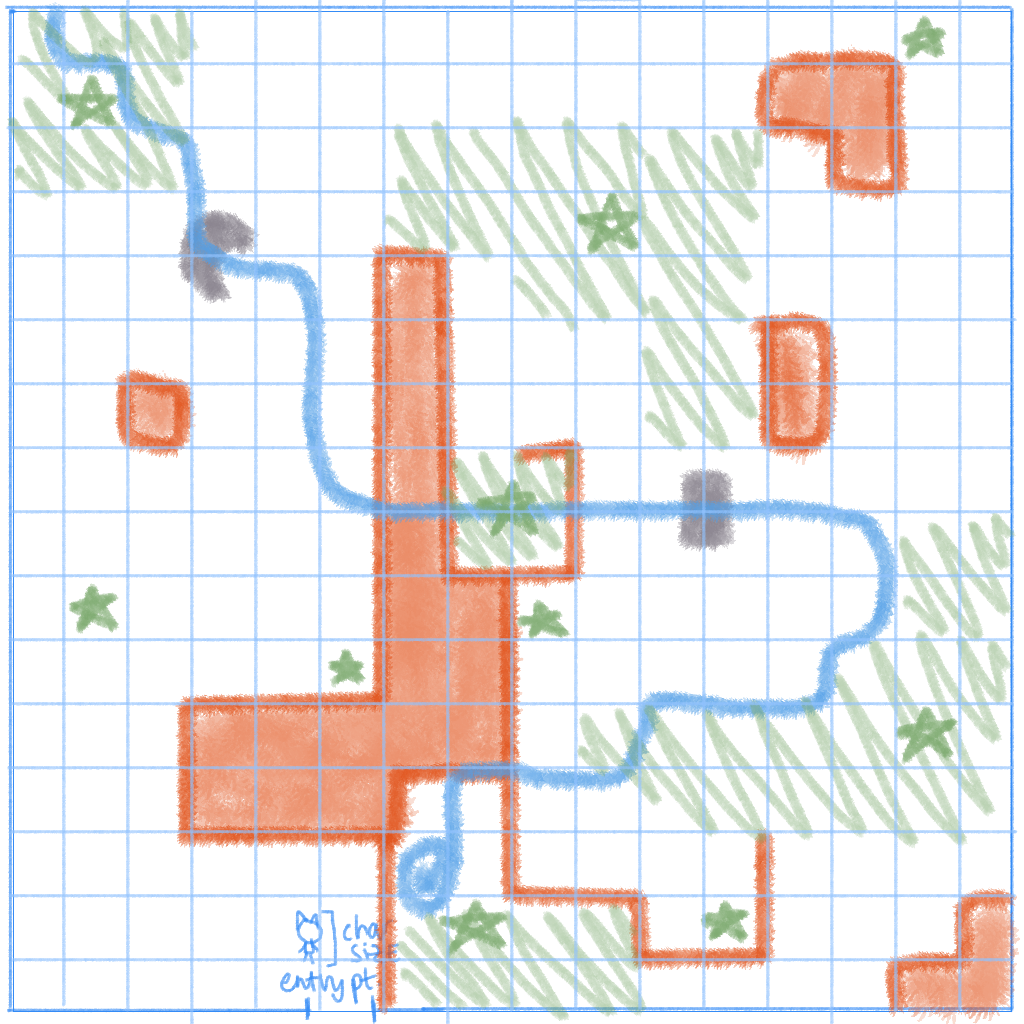
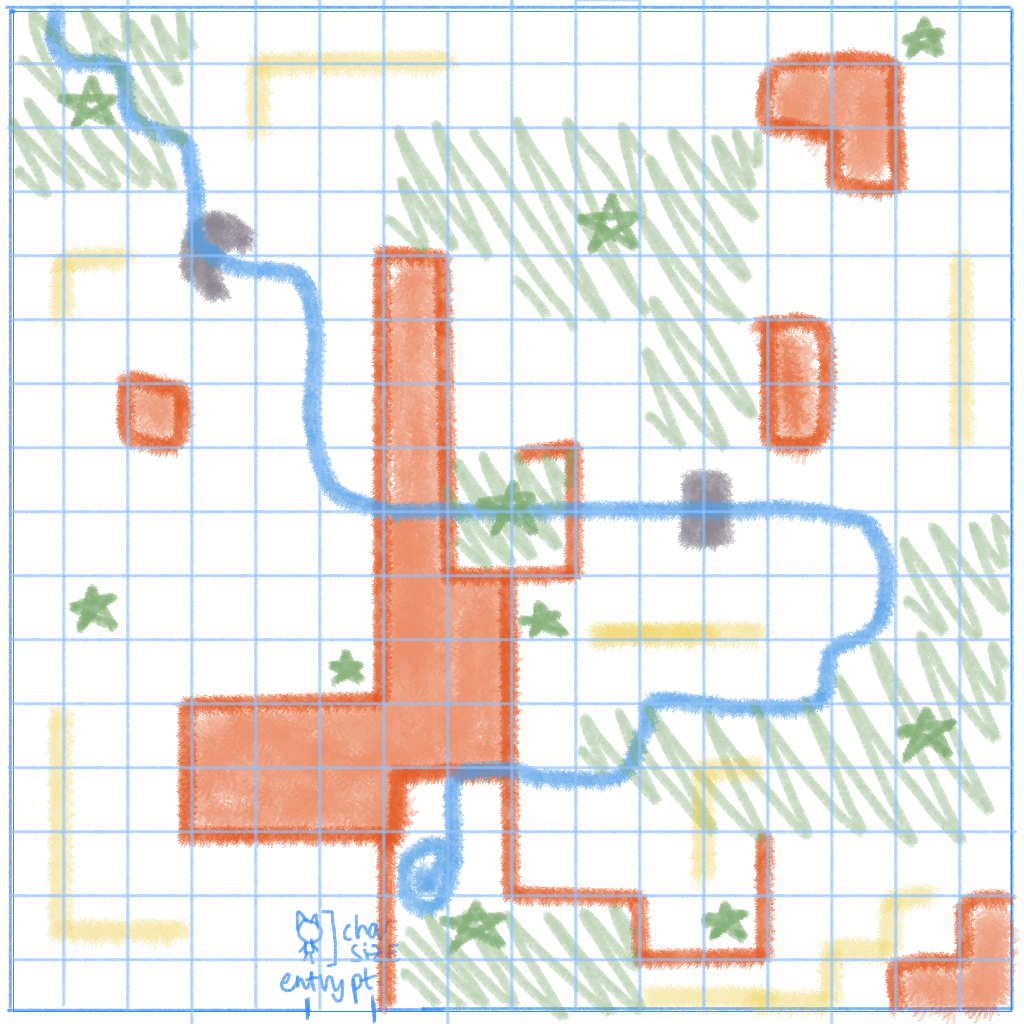
Two versions of the same layered image (1024 x 1024). Layer-by-layer changes:
added layer "leading lines" above "spots" over (44, 46, 978, 1019)
